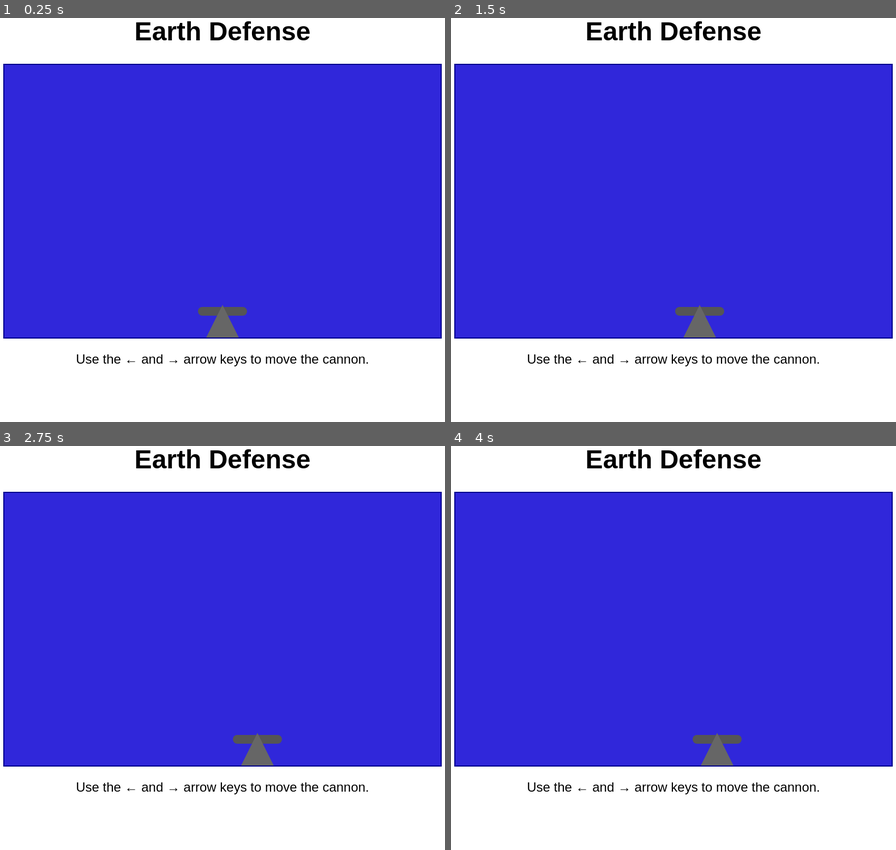
Above: before the commit, frames 1-4 (two rows, left to right).
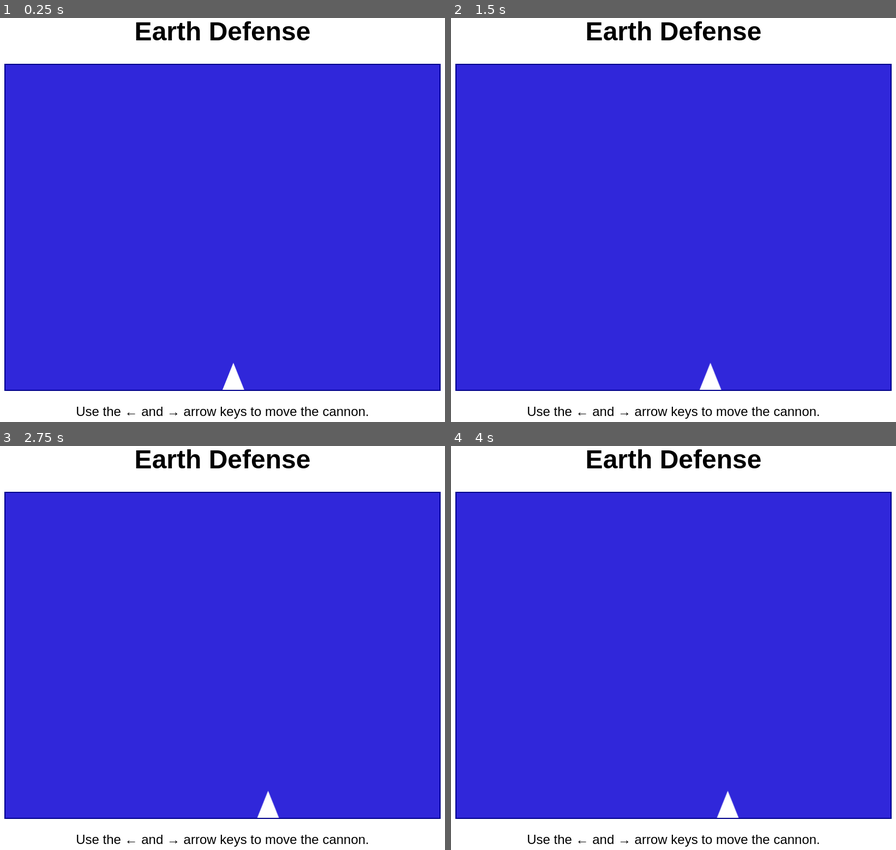
Above: after the commit, the same moments.

Repository: MDecker-MobileComputing/HTML_Game_EarthDefense
Game: browser game, page docs/index.html
Same seed, same stepped clock (60 frames per second), same inputs: the game is played once before the commit and once after it.
Inputs:
- Up to frame 1 (0.25 s): no input
- Up to frame 2 (1.5 s): hold Right from 1.03 s (still down)
- Up to frame 3 (2.75 s): release Right at 1.53 s; hold Left 1.58-2.15 s; hold Right from 2.2 s (still down)
- Up to frame 4 (4 s): release Right at 2.87 s; hold Left 2.92-3.35 s; hold Right 3.4-3.9 s; hold Left from 3.95 s (still down)

The runs differ from the first frame. In frame 1, 14% of the frame differs, in the area x 0-100%, y 11-100%; in frame 2, 14%; in frame 3, 14%; in frame 4, 14%.

Commit message:
GameBoard is now implemented using <canvas>

Diff:
--- a/docs/EarthDefense.css
+++ b/docs/EarthDefense.css
@@ -3,45 +3,17 @@
     font-family: sans-serif;
     text-align : center;
     font-size  : 150%;
-    margin     : 5em;
+    margin     : 5em auto;
 }
 
 #gameArea {
     position        : relative;
+    display         : block;
     width           : 800px;
-    height          : 500px;
+    max-width       : 100%;
+    box-sizing      : border-box;
+    height          : 600px;
     background-color: #3027DA;
     border          : 2px solid darkblue;
     margin          : 0 auto;
 }
-
-#cannon {
-    position        : absolute;
-    bottom          : 0;
-    left            : 50%;
-    transform       : translateX(-50%);
-    width           : 90px;
-    height          : 60px;
-}
-
-#cannonBody {
-    position        : absolute;
-    bottom          : 0;
-    left            : 50%;
-    transform       : translateX(-50%);
-    width           : 60px;
-    height          : 60px;
-    background-color: #666;
-    clip-path      : polygon(50% 0%, 100% 100%, 0% 100%);
-}
-
-#cannonBarrel {
-    position        : absolute;
-    bottom          : 40px;
-    left            : 50%;
-    transform       : translateX(-50%);
-    width           : 90px;
-    height          : 16px;
-    background-color: #555;
-    border-radius  : 8px;
-}
--- a/docs/EarthDefense.js
+++ b/docs/EarthDefense.js
@@ -1,21 +1,53 @@
 "use strict";
 
-const cannon = document.getElementById("cannon");
-const MOVE_STEP = 2; // percent of the game area per key press
+const MOVE_STEP     = 2; // percent of the game area per key press
+const CANNON_WIDTH  = 40; // width  of the cannon sprite (triangle) in px
+const CANNON_HEIGHT = 50; // height of the cannon sprite (triangle) in px
 
-let cannonLeft = 50;
+let cannonLeft = 50; // percent of the game area (canvas width) the cannon base starts at
 
-function moveCannon(delta) {
-    cannonLeft = Math.min(Math.max(cannonLeft + delta, 5), 70);
-    cannon.style.left = cannonLeft + "%";
+window.addEventListener("load", function () {
+    const canvas = document.getElementById("gameArea");
+    const ctx = canvas.getContext("2d");
+
+    redrawGameArea(canvas, ctx);
+
+    document.addEventListener("keydown", function (event) {
+        handleKeydown(event, canvas, ctx);
+    });
+});
+
+
+function drawCannon(canvas, ctx) {
+    const baseX = (canvas.width * cannonLeft) / 100;
+    const baseY = canvas.height; // base line rests on the bottom of the game area
+
+    ctx.fillStyle = "#fff"; // pure white
+    ctx.beginPath();
+    ctx.moveTo(baseX, baseY);
+    ctx.lineTo(baseX + CANNON_WIDTH, baseY);
+    ctx.lineTo(baseX + CANNON_WIDTH / 2, baseY - CANNON_HEIGHT);
+    ctx.closePath();
+    ctx.fill();
 }
 
-document.addEventListener("keydown", function (event) {
+function redrawGameArea(canvas, ctx) {
+    ctx.clearRect(0, 0, canvas.width, canvas.height);
+    drawCannon(canvas, ctx);
+}
+
+function moveCannon(delta, canvas, ctx) {
+    const maxCannonLeft = (canvas.width - CANNON_WIDTH) / canvas.width * 100;
+    cannonLeft = Math.min(Math.max(cannonLeft + delta, 0), maxCannonLeft);
+    redrawGameArea(canvas, ctx);
+}
+
+function handleKeydown(event, canvas, ctx) {
     if (event.key === "ArrowLeft") {
         event.preventDefault();
-        moveCannon(-MOVE_STEP);
+        moveCannon(-MOVE_STEP, canvas, ctx);
     } else if (event.key === "ArrowRight") {
         event.preventDefault();
-        moveCannon(MOVE_STEP);
+        moveCannon(MOVE_STEP, canvas, ctx);
     }
-});
+}
--- a/docs/index.html
+++ b/docs/index.html
@@ -11,12 +11,9 @@
 
     <h1>Earth Defense</h1>
 
-    <div id="gameArea">
-      <div id="cannon">
-        <div id="cannonBarrel"></div>
-        <div id="cannonBody"></div>
-      </div>
-    </div>
+    <canvas id="gameArea" width="800" height="600">
+      Error: Canvas element not supported by your browser.
+    </canvas>
 
     <p>Use the &larr; and &rarr; arrow keys to move the cannon.</p>
 
Not shown, added: AGENTS.md
Not shown, added: LICENSE.md
